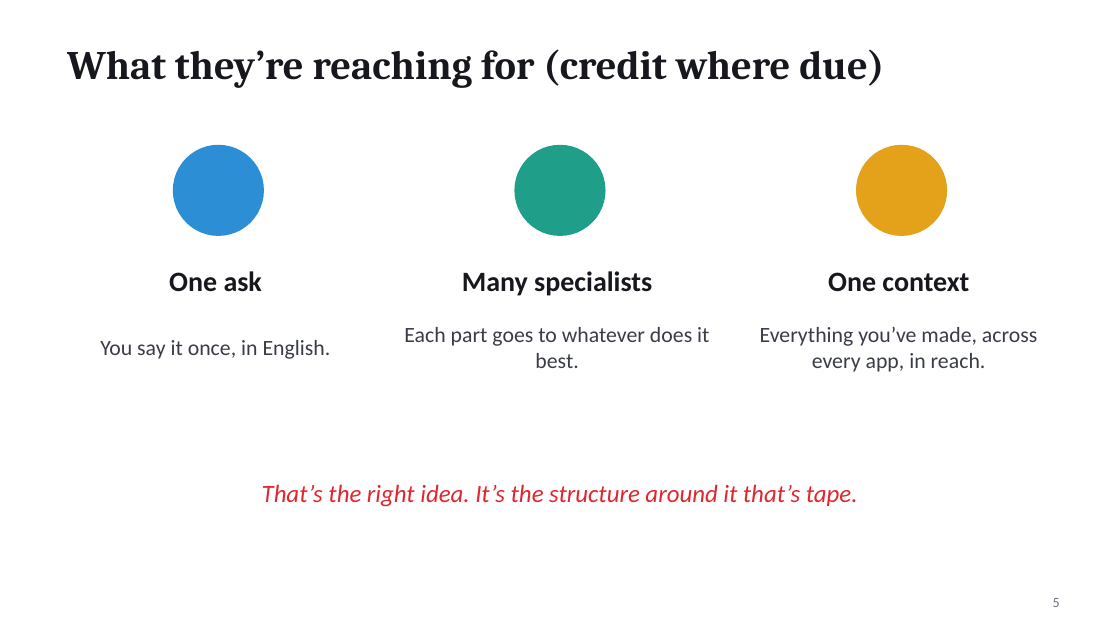
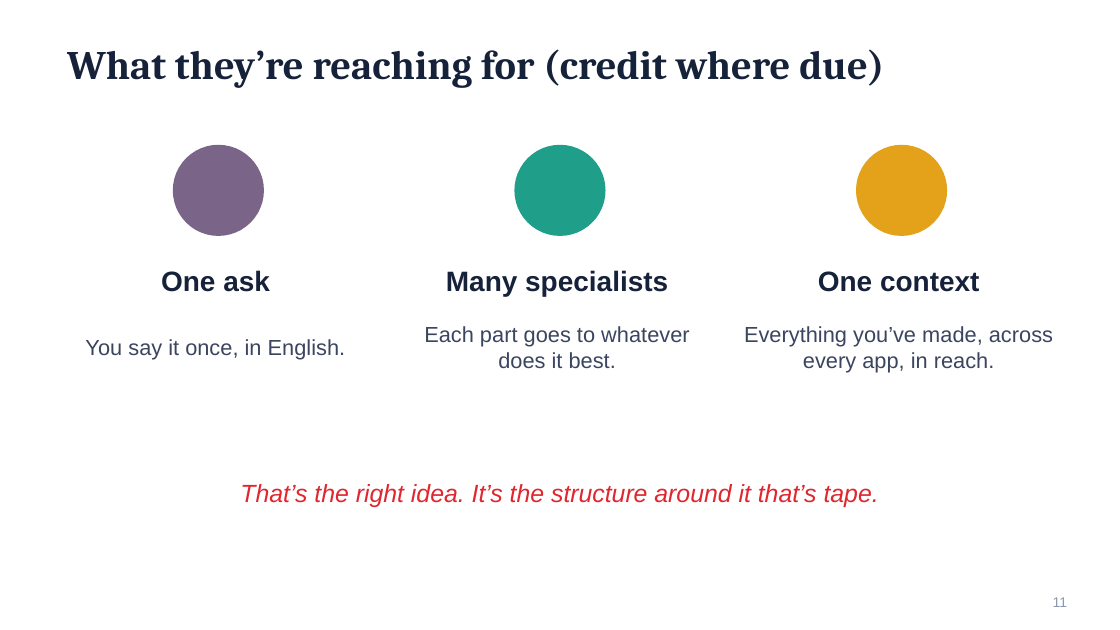
Before and after one commit to asaaab/asaaab.com, a slide deck: slide 11 of whimzmaxx/decks/The-Diary.pptx (slide 5 before the commit). Drawn at 1120x630 pixels with LibreOffice and Linux fonts; fonts in the diff are those of the drawing. Boxes give left, top, right and bottom in pixels: in the first picture for what was removed or moved away, otherwise in the second. Text is boxed around its words. In the diff, an @@ line names an element or a change of style, - is before the commit and + after.

```diff
--- a/whimzmaxx/decks/The-Diary.pptx
+++ b/whimzmaxx/decks/The-Diary.pptx
@@ title "What they’re reaching for (credit ..." at (67, 49, 884, 88): text colour #17181D to #16213A @@
@@ ellipse at (174, 146, 263, 235): fill #2C8FD6 to #7A6488; outline #2C8FD6 1 pt to #7A6488 1 pt @@
@@ font Calibri to Arial, text colour #17181D to #16213A in 3 elements at (161, 270, 270, 292), (446, 270, 668, 296), (818, 271, 979, 292) @@
@@ font Calibri to Arial, text colour #3A3D47 to #3B4560 in 3 elements at (85, 339, 346, 360), (424, 326, 689, 368), (744, 326, 1053, 373) @@
@@ text "That’s the right idea. It’s ..." at (240, 484, 879, 507): font Calibri to Arial @@
@@ page number at (1053, 597, 1068, 607): text changed; font Calibri to Arial; text colour #6C7280 to #8C98AE @@
-5
+11
```
Also in this commit, not shown: 28 other slides changed, 6 slides added, 2 other files.
